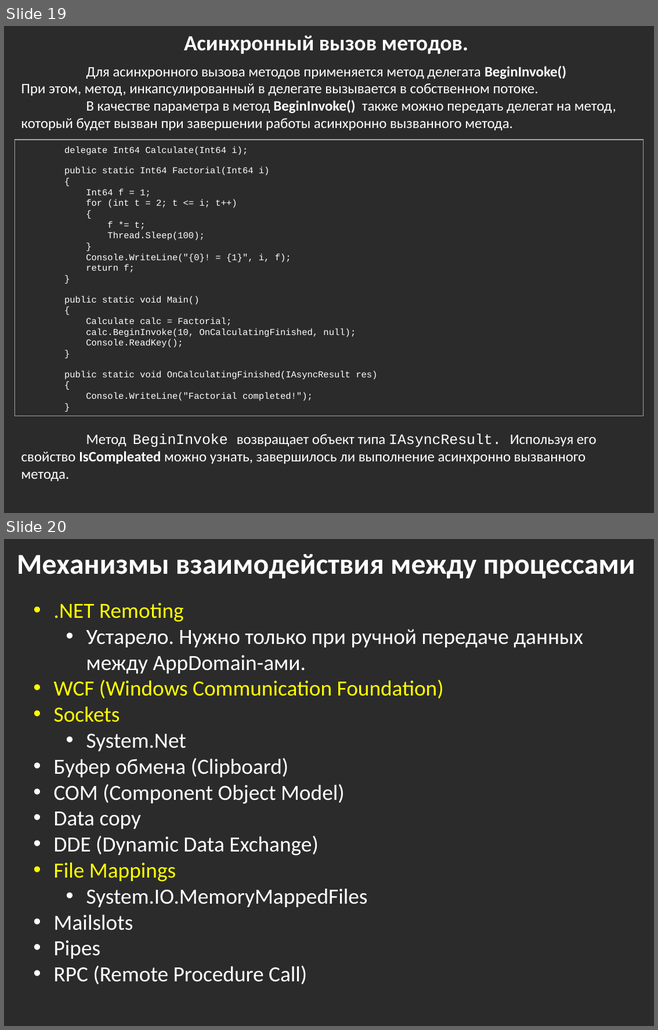
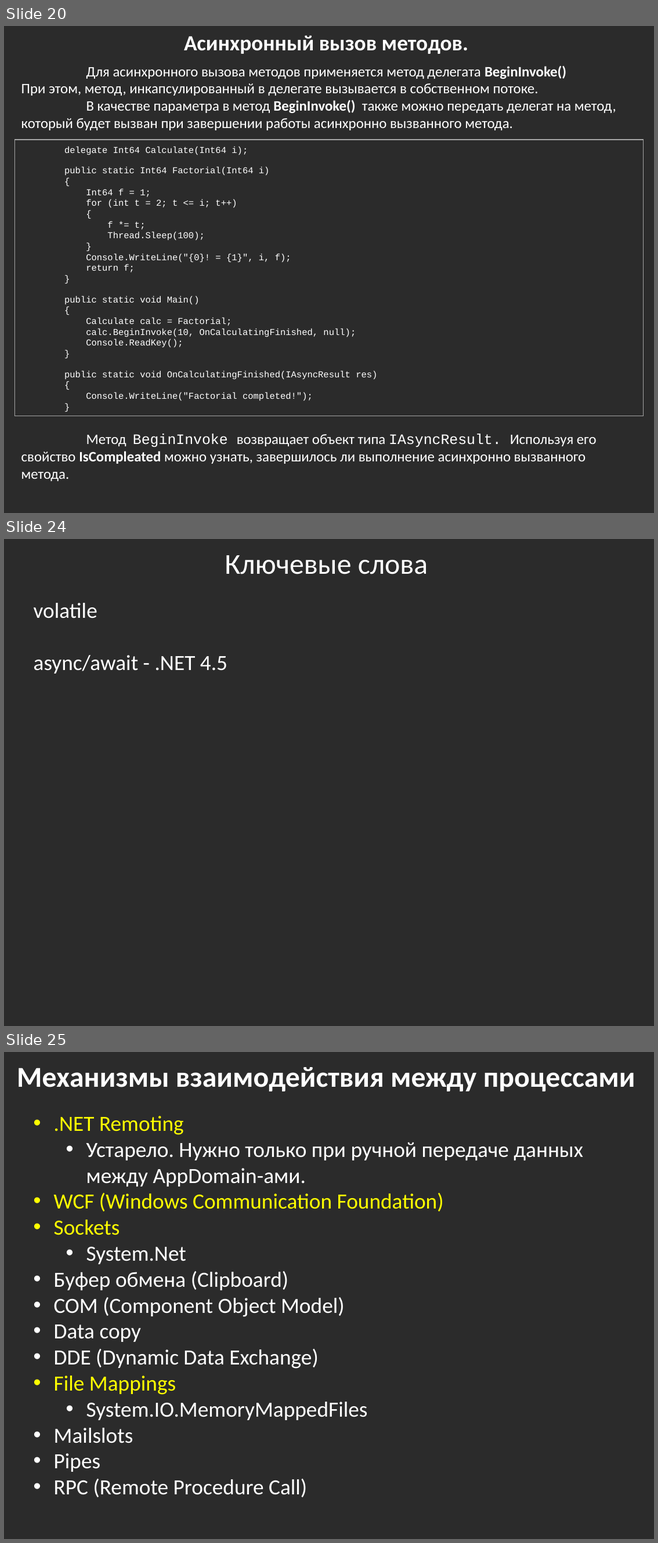
Before and after one commit to bazile/Training, a slide deck: Presentation/lesson-08.pptx. Shown one above the other, each under a label of ours: slides 19 and 20 before the commit, slides 20, 24 and 25 after it; the slides between them are not shown. The pictures are 658x1030 and 658x1543 pixels, drawn with LibreOffice and Linux fonts; fonts in the diff are those of the drawing; background and template pictures are left out; a plain dark background stands for a picture behind light text. Boxes give left, top, right and bottom in pixels: in the first picture for what was removed or moved away, otherwise in the second. Text is boxed around its words. In the diff, an @@ line names an element or a change of style, - is before the commit and + after.

```diff
--- a/Presentation/lesson-08.pptx
+++ b/Presentation/lesson-08.pptx
@@ slide 24 added at (x1=4, y1=539, x2=654, y2=1026), background picture (left out) @@
@@ text added at (x1=224, y1=555, x2=427, y2=574), 32 pt, text #FFFFFF @@
+Ключевые слова
@@ text added at (x1=34, y1=603, x2=227, y2=674), 24 pt, text #FFFFFF @@
+volatile
+async/await - .NET 4.5
@@ what was slide 19 is now slide 20 @@
@@ what was slide 20 is now slide 25 @@
```
Also in this commit, not shown: 3 slides changed, 4 other slides added.
